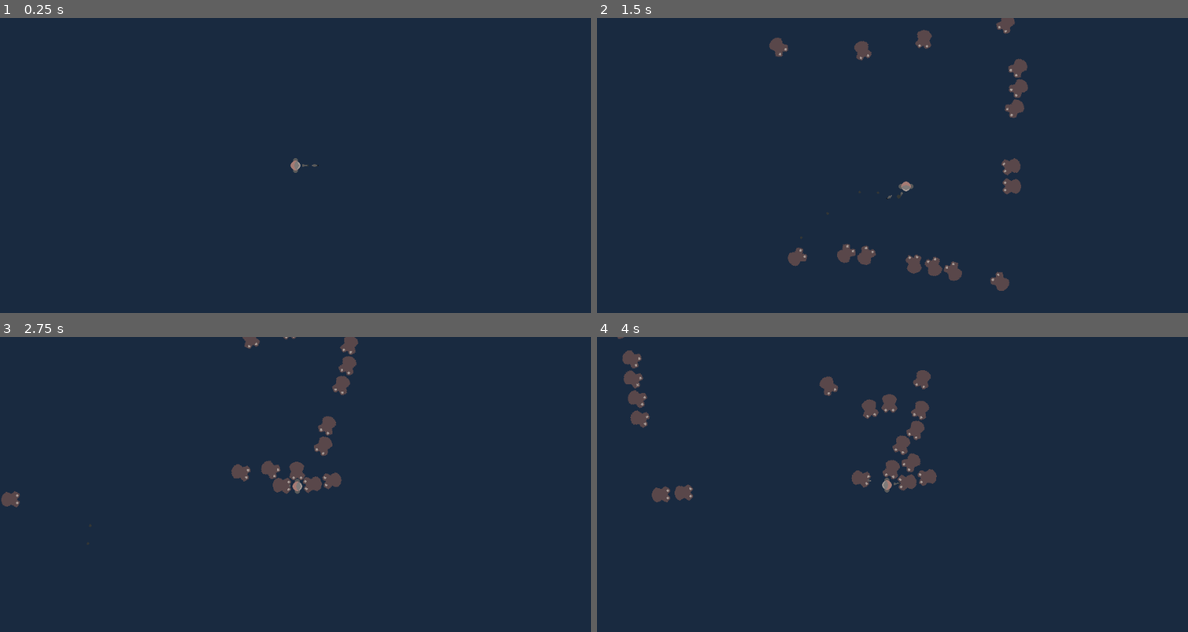
Above: before the commit, frames 1-4 (two rows, left to right).
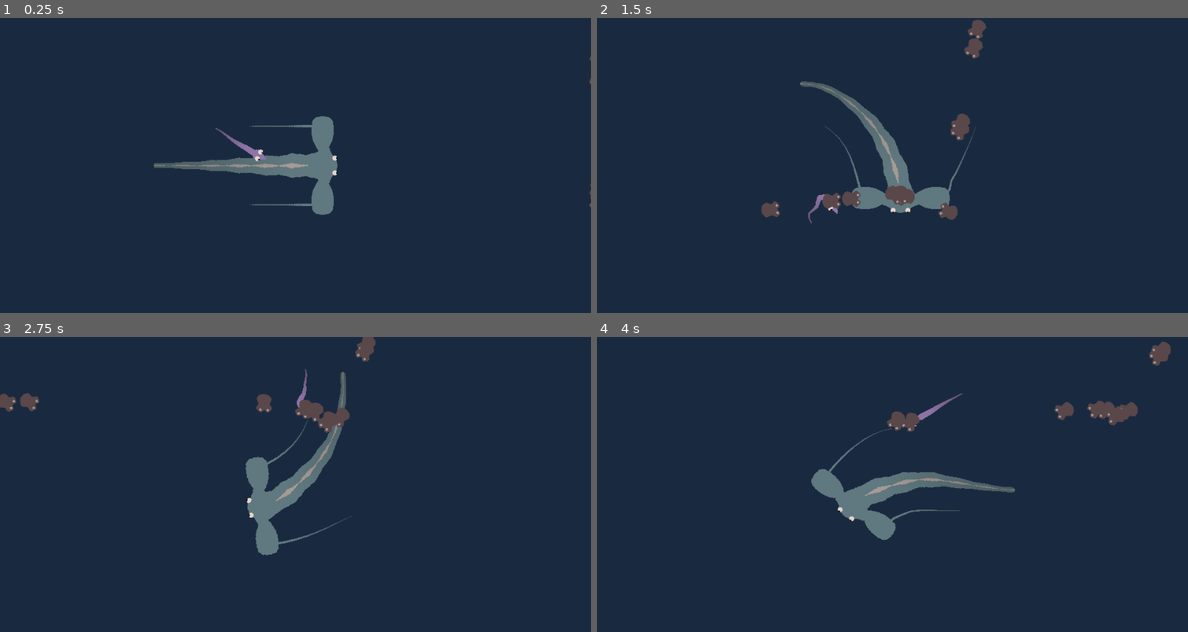
Above: after the commit, the same moments.

Repository: reecemungus/ld_57
Game: Godot game, scene res://scenes/test_scene.tscn
Two runs of this game, one before a commit and one after it. Both use one fixed random seed, a clock stepped at 60 frames per second and the inputs below. The engine's default icon, where the game draws it, is replaced by a stand-in: a white triangle on a blue panel in a dark square.
Inputs:
- Up to frame 1 (0.25 s): no input
- Up to frame 2 (1.5 s): hold D (move_Right) 0.53-1.28 s; tap Space (attack) at 0.6, 1.35 s; hold S (move_Down) from 1.28 s (still down)
- Up to frame 3 (2.75 s): release S (move_Down) at 2.03 s; hold D (move_Right) from 2.03 s (still down); tap Space (attack) at 2.1 s
- Up to frame 4 (4 s): release D (move_Right) at 2.78 s; hold W (move_Up) 2.78-3.53 s; tap Space (attack) at 2.85, 3.6 s; hold A (move_Left) from 3.53 s (still down)

The runs differ from the first frame. In frame 1, 2.6% of the frame differs, in the area x 26-100%, y 13-67%; in frame 2, 5.5%; in frame 3, 4.5%; in frame 4, 5.6%, in the area x 3-98%, y 0-69%.

Commit message:
day 1

Diff:
--- a/ld_57/project.godot
+++ b/ld_57/project.godot
@@ -33,6 +33,7 @@
 [global_group]
 
 player=""
+player_Perception=""
 
 [input]
 
--- /dev/null
+++ b/ld_57/scenes/allies/spear_fish.tscn
@@ -0,0 +1,74 @@
+[gd_scene load_steps=11 format=3 uid="uid://dy2oaee5fja0s"]
+
+[ext_resource type="Script" uid="uid://cq45wku0nbaks" path="res://scripts/animation/tail_System.gd" id="1_1u2ag"]
+[ext_resource type="Script" uid="uid://d1k6pnbog0545" path="res://scripts/allies/ally_Script.gd" id="2_i8pjn"]
+[ext_resource type="Script" uid="uid://c284rv7ixfkss" path="res://scripts/allies/join_Formation_Script.gd" id="3_i8pjn"]
+[ext_resource type="Texture2D" uid="uid://bma1kls1s8dr1" path="res://assets/allies/spear_Fish.png" id="3_j88ou"]
+[ext_resource type="Script" uid="uid://cfcv4nhj30pdn" path="res://scripts/allies/attack_Script.gd" id="4_j88ou"]
+[ext_resource type="Texture2D" uid="uid://csqu4mns4q6dj" path="res://assets/player/eye.png" id="4_tpjk3"]
+
+[sub_resource type="CircleShape2D" id="CircleShape2D_j88ou"]
+radius = 16.0
+
+[sub_resource type="Curve" id="Curve_fm80t"]
+_data = [Vector2(0, 1), 0.0, 0.0, 0, 0, Vector2(1, 0.2), 0.0, 0.0, 0, 0]
+point_count = 2
+
+[sub_resource type="Gradient" id="Gradient_gx1jg"]
+offsets = PackedFloat32Array(0.25, 1)
+colors = PackedColorArray(0.564706, 0.454902, 0.65098, 1, 0.3915, 0.315, 0.45, 1)
+metadata/_snap_enabled = true
+metadata/_snap_count = 4
+
+[sub_resource type="CircleShape2D" id="CircleShape2D_je7p5"]
+radius = 8.0
+
+[node name="spear_Fish" type="Node2D"]
+
+[node name="hurtbox" type="Area2D" parent="."]
+collision_layer = 0
+collision_mask = 2
+
+[node name="collision" type="CollisionShape2D" parent="hurtbox"]
+shape = SubResource("CircleShape2D_j88ou")
+
+[node name="body" type="Line2D" parent="." node_paths=PackedStringArray("parent")]
+z_index = -1
+points = PackedVector2Array(0, 0, -8, 0, -16, 0, -24, 0, -32, 0, -40, 0, -48, 0, -56, 0, -64, 0)
+width_curve = SubResource("Curve_fm80t")
+gradient = SubResource("Gradient_gx1jg")
+joint_mode = 2
+begin_cap_mode = 2
+end_cap_mode = 2
+script = ExtResource("1_1u2ag")
+parent = NodePath("../character")
+
+[node name="character" type="CharacterBody2D" parent="." node_paths=PackedStringArray("default_State")]
+collision_mask = 0
+script = ExtResource("2_i8pjn")
+default_State = NodePath("join_Formation")
+metadata/_custom_type_script = "uid://cbqaec1du120m"
+
+[node name="join_Formation" type="Node2D" parent="character"]
+script = ExtResource("3_i8pjn")
+max_Distance_From_Player = 256.0
+speed = 400.0
+metadata/_custom_type_script = "uid://b27o3mlebmn47"
+
+[node name="attack" type="Node2D" parent="character"]
+script = ExtResource("4_j88ou")
+speed = 600.0
+
+[node name="collision" type="CollisionShape2D" parent="character"]
+shape = SubResource("CircleShape2D_je7p5")
+
+[node name="head" type="Sprite2D" parent="character"]
+texture = ExtResource("3_j88ou")
+
+[node name="eye_R" type="Sprite2D" parent="character/head"]
+position = Vector2(4, -6)
+texture = ExtResource("4_tpjk3")
+
+[node name="eye_R2" type="Sprite2D" parent="character/head"]
+position = Vector2(4, 6)
+texture = ExtResource("4_tpjk3")
--- a/ld_57/scenes/enemies/flounder.tscn
+++ b/ld_57/scenes/enemies/flounder.tscn
@@ -9,7 +9,7 @@
 
 [node name="enemy" type="CharacterBody2D" node_paths=PackedStringArray("default_State")]
 collision_layer = 2
-collision_mask = 7
+collision_mask = 4
 motion_mode = 1
 platform_on_leave = 2
 platform_floor_layers = 4294967040
--- a/ld_57/scenes/player/player.tscn
+++ b/ld_57/scenes/player/player.tscn
@@ -1,31 +1,133 @@
-[gd_scene load_steps=13 format=3 uid="uid://b8vaqgsfq1f0a"]
+[gd_scene load_steps=14 format=3 uid="uid://b8vaqgsfq1f0a"]
 
 [ext_resource type="Script" uid="uid://bux8jxwcb23m1" path="res://scripts/player/player_Script.gd" id="1_lvxji"]
-[ext_resource type="Script" uid="uid://ctn2mfeuj3aph" path="res://scripts/player/inventory_Script.gd" id="2_75vfm"]
-[ext_resource type="Texture2D" uid="uid://c73ugfqpia0ki" path="res://assets/player/player.png" id="2_p47bc"]
-[ext_resource type="Script" uid="uid://il7u8xf6fvv4" path="res://scripts/weapons/gun_Base.gd" id="3_p47bc"]
-[ext_resource type="Texture2D" uid="uid://bbkg1gqymlmxh" path="res://assets/weapons/pistol.png" id="4_0owmy"]
-[ext_resource type="PackedScene" uid="uid://o3mkv6hkoj1l" path="res://scenes/weapons/bullets/bullet.tscn" id="4_75vfm"]
-[ext_resource type="Texture2D" uid="uid://cxd8e0udq7fou" path="res://assets/weapons/pistol_Icon.png" id="5_5gtgg"]
-[ext_resource type="Texture2D" uid="uid://dwqsqfa8ecwbs" path="res://assets/weapons/shotgun.png" id="7_0owmy"]
-[ext_resource type="Texture2D" uid="uid://bgpsxyfeag7cq" path="res://icon.svg" id="7_h17s1"]
+[ext_resource type="Texture2D" uid="uid://3lrxpilfytl3" path="res://assets/player/body.png" id="1_p47bc"]
+[ext_resource type="Script" uid="uid://cq45wku0nbaks" path="res://scripts/animation/tail_System.gd" id="3_gmlin"]
+[ext_resource type="Texture2D" uid="uid://b0t4ubtpx6uf2" path="res://assets/player/whisker.png" id="3_p47bc"]
+[ext_resource type="Texture2D" uid="uid://bsrmnykpowk54" path="res://assets/player/player_Head.png" id="5_0owmy"]
+[ext_resource type="Texture2D" uid="uid://dfk71tdgu3ocf" path="res://assets/player/fin.png" id="6_75vfm"]
+[ext_resource type="Texture2D" uid="uid://csqu4mns4q6dj" path="res://assets/player/eye.png" id="7_qek5x"]
+[ext_resource type="Script" uid="uid://ch0w8p135qpag" path="res://scripts/animation/face_Move_Dir.gd" id="8_qek5x"]
 
-[sub_resource type="CircleShape2D" id="CircleShape2D_5gtgg"]
-radius = 256.0
+[sub_resource type="Curve" id="Curve_dovo2"]
+_data = [Vector2(0, 1), 0.0, 0.0, 0, 0, Vector2(1, 0.2), 0.0, 0.0, 0, 0]
+point_count = 2
+
+[sub_resource type="Gradient" id="Gradient_p47bc"]
+offsets = PackedFloat32Array(0.25, 1)
+colors = PackedColorArray(1, 1, 1, 1, 0.75, 0.75, 0.75, 1)
+metadata/_snap_enabled = true
+metadata/_snap_count = 4
+
+[sub_resource type="Gradient" id="Gradient_75vfm"]
+offsets = PackedFloat32Array(0.25, 1)
+colors = PackedColorArray(1, 1, 1, 1, 0.75, 0.75, 0.75, 1)
+metadata/_snap_enabled = true
+metadata/_snap_count = 4
 
 [sub_resource type="CircleShape2D" id="CircleShape2D_h17s1"]
-radius = 128.0
+radius = 256.0
 
 [sub_resource type="CircleShape2D" id="CircleShape2D_7ddre"]
 radius = 8.0
 
-[node name="player" type="CharacterBody2D" node_paths=PackedStringArray("current_Weapon") groups=["player"]]
-collision_mask = 10
+[node name="player_Root" type="Node2D"]
+
+[node name="player_Body" type="Line2D" parent="." node_paths=PackedStringArray("parent")]
+z_index = -1
+points = PackedVector2Array(0, 0, -16, 0, -32, 0, -48, 0, -64, 0, -80, 0, -96, 0, -112, 0, -128, 0, -144, 0, -160, 0, -176, 0, -192, 0, -208, 0, -224, 0, -240, 0, -256, 0)
+width = 44.0
+width_curve = SubResource("Curve_dovo2")
+gradient = SubResource("Gradient_p47bc")
+texture = ExtResource("1_p47bc")
+texture_mode = 1
+joint_mode = 2
+begin_cap_mode = 2
+end_cap_mode = 2
+script = ExtResource("3_gmlin")
+parent = NodePath("../player")
+
+[node name="whisker_R" type="Line2D" parent="." node_paths=PackedStringArray("parent")]
+z_index = -1
+position = Vector2(0, 64)
+points = PackedVector2Array(0, 0, -16, 0, -32, 0, -48, 0, -64, 0, -80, 0, -96, 0, -112, 0, -128, 0)
+width = 4.0
+width_curve = SubResource("Curve_dovo2")
+gradient = SubResource("Gradient_75vfm")
+texture = ExtResource("3_p47bc")
+texture_mode = 1
+joint_mode = 2
+begin_cap_mode = 2
+end_cap_mode = 2
+script = ExtResource("3_gmlin")
+parent = NodePath("../player/head/fin_R/fin_Attach_Point")
+
+[node name="whisker_L" type="Line2D" parent="." node_paths=PackedStringArray("parent")]
+z_index = -1
+position = Vector2(0, -64)
+points = PackedVector2Array(0, 0, -16, 0, -32, 0, -48, 0, -64, 0, -80, 0, -96, 0, -112, 0, -128, 0)
+width = 4.0
+width_curve = SubResource("Curve_dovo2")
+gradient = SubResource("Gradient_75vfm")
+texture = ExtResource("3_p47bc")
+texture_mode = 1
+joint_mode = 2
+begin_cap_mode = 2
+end_cap_mode = 2
+script = ExtResource("3_gmlin")
+parent = NodePath("../player/head/fin_L/fin_Attach_Point")
+
+[node name="player" type="CharacterBody2D" parent="." groups=["player"]]
+collision_mask = 8
 motion_mode = 1
 platform_on_leave = 2
 platform_floor_layers = 4294967040
 script = ExtResource("1_lvxji")
-current_Weapon = NodePath("inventory/shotgun")
+input_Multiplier = 100.0
+rotation_Speed = 2.0
+
+[node name="camera" type="Camera2D" parent="player"]
+process_callback = 0
+position_smoothing_enabled = true
+position_smoothing_speed = 2.0
+
+[node name="player_Perception" type="Area2D" parent="player" groups=["player_Perception"]]
+collision_layer = 0
+collision_mask = 2
+
+[node name="collision" type="CollisionShape2D" parent="player/player_Perception"]
+shape = SubResource("CircleShape2D_h17s1")
+
+[node name="collision" type="CollisionShape2D" parent="player"]
+shape = SubResource("CircleShape2D_7ddre")
+
+[node name="head" type="Sprite2D" parent="player"]
+texture = ExtResource("5_0owmy")
+
+[node name="fin_R" type="Sprite2D" parent="player/head"]
+position = Vector2(0, 16)
+rotation = 3.14159
+texture = ExtResource("6_75vfm")
+
+[node name="fin_Attach_Point" type="Node2D" parent="player/head/fin_R"]
+position = Vector2(-4.19629e-06, -48)
+
+[node name="fin_L" type="Sprite2D" parent="player/head"]
+position = Vector2(0, -16)
+texture = ExtResource("6_75vfm")
+
+[node name="fin_Attach_Point" type="Node2D" parent="player/head/fin_L"]
+position = Vector2(-4.19629e-06, -48)
+
+[node name="eye_L" type="Sprite2D" parent="player/head"]
+position = Vector2(20, -12)
+texture = ExtResource("7_qek5x")
+script = ExtResource("8_qek5x")
+
+[node name="eye_R" type="Sprite2D" parent="player/head"]
+position = Vector2(20, 12)
+texture = ExtResource("7_qek5x")
+script = ExtResource("8_qek5x")
 
 [node name="player_UI" type="CanvasLayer" parent="."]
 
@@ -36,62 +138,3 @@
 anchor_bottom = 1.0
 grow_horizontal = 2
 grow_vertical = 2
-
-[node name="inventory" type="Node2D" parent="."]
-script = ExtResource("2_75vfm")
-
-[node name="pistol" type="Node2D" parent="inventory"]
-script = ExtResource("3_p47bc")
-bullet_Scene = ExtResource("4_75vfm")
-icon = ExtResource("5_5gtgg")
-damage = 8.0
-delay = 0.25
-max_Offset = 0.05
-
-[node name="range_Area" type="Area2D" parent="inventory/pistol"]
-collision_layer = 0
-collision_mask = 2
-
-[node name="CollisionShape2D" type="CollisionShape2D" parent="inventory/pistol/range_Area"]
-shape = SubResource("CircleShape2D_5gtgg")
-
-[node name="sprite" type="Sprite2D" parent="inventory/pistol"]
-position = Vector2(32, 0)
-texture = ExtResource("4_0owmy")
-
-[node name="barrel" type="Node2D" parent="inventory/pistol/sprite"]
-position = Vector2(4, 0)
-
-[node name="shotgun" type="Node2D" parent="inventory"]
-script = ExtResource("3_p47bc")
-bullet_Scene = ExtResource("4_75vfm")
-bullet_Count = 16
-bullet_Speed_Variation = 64.0
-icon = ExtResource("7_h17s1")
-damage = 4.0
-delay = 1.0
-max_Offset = 0.25
-
-[node name="sprite" type="Sprite2D" parent="inventory/shotgun"]
-position = Vector2(16, 0)
-texture = ExtResource("7_0owmy")
-
-[node name="barrel" type="Node2D" parent="inventory/shotgun/sprite"]
-position = Vector2(4, 0)
-
-[node name="range_Area" type="Area2D" parent="inventory/shotgun"]
-collision_layer = 0
-collision_mask = 2
-
-[node name="CollisionShape2D" type="CollisionShape2D" parent="inventory/shotgun/range_Area"]
-shape = SubResource("CircleShape2D_h17s1")
-
-[node name="camera" type="Camera2D" parent="."]
-position_smoothing_enabled = true
-position_smoothing_speed = 2.5
-
-[node name="collision" type="CollisionShape2D" parent="."]
-shape = SubResource("CircleShape2D_7ddre")
-
-[node name="sprite" type="Sprite2D" parent="."]
-texture = ExtResource("2_p47bc")
--- a/ld_57/scenes/test_scene.tscn
+++ b/ld_57/scenes/test_scene.tscn
@@ -1,8 +1,9 @@
-[gd_scene load_steps=5 format=3 uid="uid://toahgy2b06gv"]
+[gd_scene load_steps=6 format=3 uid="uid://toahgy2b06gv"]
 
 [ext_resource type="PackedScene" uid="uid://b8vaqgsfq1f0a" path="res://scenes/player/player.tscn" id="2_nd71p"]
 [ext_resource type="PackedScene" uid="uid://6qsxsfmdmrm1" path="res://scenes/enemies/flounder.tscn" id="3_7ddre"]
 [ext_resource type="Script" uid="uid://cvsm4hwdtkdux" path="res://scripts/enemies/enemy_Spawner_Script.gd" id="3_qjeyg"]
+[ext_resource type="PackedScene" uid="uid://dy2oaee5fja0s" path="res://scenes/allies/spear_fish.tscn" id="4_7ddre"]
 
 [sub_resource type="Curve2D" id="Curve2D_3qnke"]
 _data = {
@@ -42,3 +43,6 @@
 grow_horizontal = 2
 grow_vertical = 2
 color = Color(0.0980392, 0.164706, 0.25098, 1)
+
+[node name="spear_Fish" parent="." instance=ExtResource("4_7ddre")]
+position = Vector2(-120, -60)
--- /dev/null
+++ b/ld_57/scripts/allies/ally_Script.gd
@@ -0,0 +1,2 @@
+extends non_Player_Character
+class_name ally
--- /dev/null
+++ b/ld_57/scripts/allies/attack_Script.gd
@@ -0,0 +1,19 @@
+extends state
+
+func on_State_Entered() -> void:
+	super()
+
+func on_State_Exited() -> void:
+	super()
+
+func on_State_Process() -> void:
+	super()
+
+func on_State_Physics_Process() -> void:
+	super()
+
+	if player_Inst.enemies_In_Range.size() <= 0:
+		switch_State.emit("join_Formation", self)
+		return
+
+	direction = global_position.direction_to(player_Inst.enemies_In_Range[0].global_position)
--- /dev/null
+++ b/ld_57/scripts/allies/join_Formation_Script.gd
@@ -0,0 +1,28 @@
+extends state
+
+@export var max_Distance_From_Player : float = 48
+
+var target_Position : Vector2
+
+func on_State_Entered() -> void:
+	super()
+
+func on_State_Exited() -> void:
+	super()
+
+func on_State_Process() -> void:
+	super()
+
+func on_State_Physics_Process() -> void:
+	super()
+
+	if player_Inst.enemies_In_Range.size() > 0:
+		switch_State.emit("attack", self)
+
+	if global_position.distance_to(player_Inst.global_position) > max_Distance_From_Player:
+		target_Position = player_Inst.global_position + (Vector2.RIGHT * (randf() * max_Distance_From_Player)).rotated(deg_to_rad(randf_range(0, 360)))
+
+	if global_position.distance_to(target_Position) > 32:
+		direction = global_position.direction_to(target_Position).normalized()
+	else:
+		target_Position = player_Inst.global_position + (Vector2.RIGHT * (randf() * max_Distance_From_Player)).rotated(deg_to_rad(randf_range(0, 360)))
--- /dev/null
+++ b/ld_57/scripts/animation/face_Move_Dir.gd
@@ -0,0 +1,10 @@
+extends Node2D
+
+var velocity : Vector2 ## velocity of the node
+var global_Position_Last : Vector2 ## position last frame, used to calculate velocity
+
+func _physics_process(delta: float) -> void:
+	velocity = global_position - global_Position_Last
+	global_Position_Last = global_position
+
+	look_at(global_position + velocity.normalized())
--- /dev/null
+++ b/ld_57/scripts/animation/particle_System.gd
@@ -0,0 +1,44 @@
+extends Line2D
+class_name particle_System
+
+@onready var system_Length : float = points[0].distance_to(points[points.size() - 1]) ## the total length of the system, calculated on ready
+
+var global_Points : PackedVector2Array ## each point's position in world space
+var prev_points : PackedVector2Array ## each point's position last frame
+
+func _ready() -> void:
+	global_Points = points.duplicate() ## copy points from initialised line
+
+	for index in range(points.size()): ## convert them to global space
+		global_Points[index] = to_global(points[index])
+
+	prev_points = global_Points.duplicate() ## copy global points
+
+
+func _physics_process(delta: float) -> void:
+	if global_Points.size() == 0:
+		return
+
+	verlet_Integration(delta)
+
+	set_deferred("global_Points[0]", global_position)
+	call_deferred("update_Line") ## update the line at the end of the frame
+
+func verlet_Integration(delta : float) -> void: ## TODO - comment
+	for i in range(global_Points.size()):
+		if i == 0:
+			continue
+
+		var temp := global_Points[i]
+		var velocity := (global_Points[i] - prev_points[i]) * 0.95
+
+		global_Points[i] += velocity # + Vector2(0, 980 * delta * delta) ##
+		prev_points[i] = temp
+
+func update_Line() -> void:
+	for index in range(global_Points.size()):
+		if index == 0:
+			points[index] = Vector2.ZERO
+			continue
+
+		points[index] = to_local(global_Points[index])
--- /dev/null
+++ b/ld_57/scripts/animation/tail_System.gd
@@ -0,0 +1,44 @@
+extends particle_System
+class_name tail
+
+@export var parent : Node2D
+var offset : Vector2
+
+@export var iterations : int = 8
+
+func _ready() -> void:
+	super()
+
+	if parent:
+		offset = global_position - parent.global_position
+
+func _physics_process(delta: float) -> void:
+	super(delta)
+
+	solve_Pos_Gauss_Seidel()
+
+	if parent:
+		#var target_Pos := parent.global_position + offset.rotated(parent.global_rotation)
+		var target_Pos := parent.to_global(offset)
+
+		global_position = target_Pos
+		global_Points[0] = target_Pos
+
+func solve_Pos_Gauss_Seidel() -> void:
+	var segment_Length := (system_Length / (global_Points.size() - 1)) ## get length of each segment TODO - move to only calculate once
+
+	for iteration in iterations: ## iterations
+		for i in range(global_Points.size()): ## i is point index
+			if i == 0: ## do not move base
+				global_Points[0] = global_position ## set base to correct position
+				continue
+
+			var distance := global_Points[i].distance_to(global_Points[i - 1]) ## get distance to previous point
+
+			if distance != 0:
+				var diff = (global_Points[i] - global_Points[i - 1]).normalized() * (distance - segment_Length)
+
+				global_Points[i] -= diff / 2
+
+				if i - 1 != 0:
+					global_Points[i - 1] += diff / 2
--- a/ld_57/scripts/character_Base.gd
+++ b/ld_57/scripts/character_Base.gd
@@ -10,7 +10,6 @@
 
 func take_Damage(damage : float) -> void:
 	health -= damage
-	print(damage)
 
 func on_Death() -> void:
 	queue_free()
--- a/ld_57/scripts/enemies/enemy_Base_Script.gd
+++ b/ld_57/scripts/enemies/enemy_Base_Script.gd
@@ -1,5 +1,5 @@
 extends character
-class_name enemy_Base
+class_name non_Player_Character
 
 @export var default_State : state ## the state that the enemy will spawn in
 var states : Dictionary = {} ## contains all possible states for the enemy
@@ -9,8 +9,9 @@
 	for child in get_children():
 		if child is state: ## get all children of the enemy that are states
 			states[child.name] = child ## add to the state dictionary
+			child.switch_State.connect(on_Switch_State)
 
-	on_Switch_State(default_State)
+	on_Switch_State(default_State.name)
 
 func _process(delta: float) -> void:
 	if !current_State: ## if there is no active state, back out
@@ -30,11 +31,11 @@
 
 	move_and_slide() ## execute movement
 
-func on_Switch_State(to_State : state, from_State : state = null) -> void:
+func on_Switch_State(to_State : String, from_State : state = null) -> void:
 	if from_State:
 		from_State.on_State_Exited()
 
-	var new_State : state = states[to_State.name]
+	var new_State : state = states[to_State]
 	current_State = new_State
 
 	new_State.on_State_Entered()
--- a/ld_57/scripts/enemies/enemy_Spawner_Script.gd
+++ b/ld_57/scripts/enemies/enemy_Spawner_Script.gd
@@ -1,7 +1,7 @@
 extends Path2D
 
 @export var enemies : Array[PackedScene] = []
-var enemy_Insts : Array[enemy_Base] = []
+var enemy_Insts : Array[non_Player_Character] = []
 
 @onready var follower : PathFollow2D = get_node("follower")
 
--- a/ld_57/scripts/enemies/states/state_Base_Script.gd
+++ b/ld_57/scripts/enemies/states/state_Base_Script.gd
@@ -1,11 +1,14 @@
 extends Node2D
 class_name state
 
-signal switch_State(from_State : state, to_State : state)
+signal switch_State(to_State : String, from_State : state)
+
 var is_Active : bool
 
 var direction : Vector2 ## direction to move the enemy
 @export var speed : float ## speed that the enemy will move with while in this state
+
+@onready var player_Inst : player = get_tree().get_first_node_in_group("player")
 
 func on_State_Entered() -> void:
 	print("entering %s" % self.name)
--- a/ld_57/scripts/player/player_Script.gd
+++ b/ld_57/scripts/player/player_Script.gd
@@ -1,27 +1,31 @@
 extends character
 class_name player
 
-@export var speed = 300.0
+@export var speed : float = 300.0
+@export var input_Multiplier : float = 2.5
 
-var move_Direction : Vector2 ## direction of movement input
+@export var rotation_Speed : float = 25.0
 
-@export var current_Weapon : weapon ## currently equipped weapon
-var is_Attacking : bool = false
+var move_Direction : Vector2  = Vector2.ZERO ## direction of movement input
 
-@onready var player_Inventory_Slot : inventory = get_node("inventory") ## node containing player's weapons and inventory as children
-var player_Inventory : Dictionary = {} ## reference to each item the player is holding
+@onready var head_Sprite : Sprite2D = get_node("head")
+@onready var perception : Area2D = get_node("player_Perception")
+
+var enemies_In_Range : Array[Node2D]
 
 func _ready() -> void:
 	pass
 
 func _physics_process(delta: float) -> void:
-	move_Direction.x = Input.get_axis("move_Left", "move_Right") ## get input
-	move_Direction.y = Input.get_axis("move_Up", "move_Down")
+	enemies_In_Range = perception.get_overlapping_bodies()
 
-	if move_Direction:
-		velocity = move_Direction.normalized() * speed ## calculate velocity from move_Direction
-		look_at(global_position + velocity)
-	else:
-		velocity = velocity.move_toward(Vector2.ZERO, speed / 2) ## slow down
+	move_Direction.x = Input.get_axis( "move_Right", "move_Left") ## get input
+	move_Direction.y = Input.get_axis("move_Down", "move_Up")
+
+	var rotation_Multiplier := rotation_Speed * move_Direction.normalized().x
+	rotate(deg_to_rad(-rotation_Multiplier))
+
+	var speed_Multiplier := speed + (move_Direction.normalized().y * input_Multiplier)
+	velocity = Vector2.RIGHT.rotated(rotation) * speed_Multiplier
 
 	move_and_slide() ## execute movement
Binary file added: ld_57/assets/allies/spear_Fish.png
Not shown, added: ld_57/assets/allies/spear_Fish.png.import
Binary file added: ld_57/assets/player/body.png
Not shown, added: ld_57/assets/player/body.png.import
Binary file added: ld_57/assets/player/eye.png
Not shown, added: ld_57/assets/player/eye.png.import
Binary file added: ld_57/assets/player/fin.png
Not shown, added: ld_57/assets/player/fin.png.import
Binary file added: ld_57/assets/player/player_Head.png
Not shown, added: ld_57/assets/player/player_Head.png.import
Binary file added: ld_57/assets/player/whisker.png
Not shown, added: ld_57/assets/player/whisker.png.import
(and 6 more such lines)
